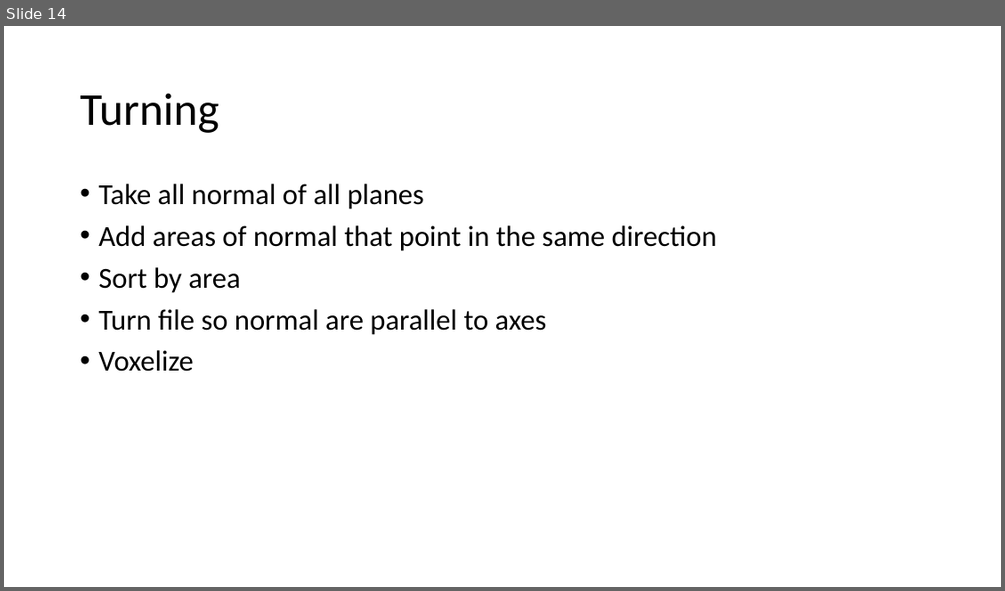
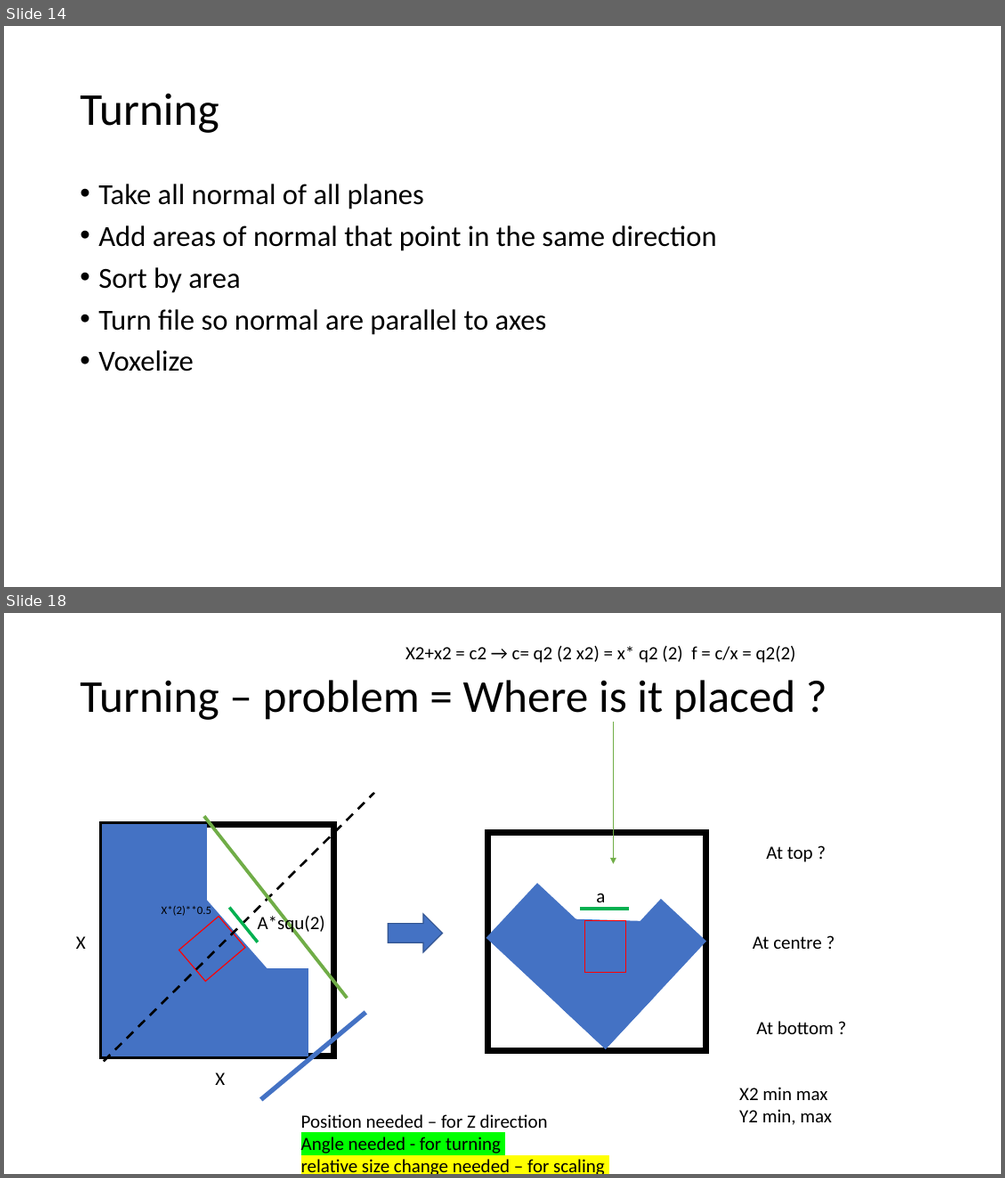
Before and after one commit to JanNalivaika/SSD_EXT, a slide deck: misc/Segmentation.pptx. Shown one above the other, each under a label of ours: slide 14 before the commit, slides 14 and 18 after it; the slides between them are not shown. The pictures are 1005x591 and 1005x1178 pixels, drawn with LibreOffice and Linux fonts; fonts in the diff are those of the drawing. Boxes give left, top, right and bottom in pixels: in the first picture for what was removed or moved away, otherwise in the second. Text is boxed around its words. In the diff, an @@ line names an element or a change of style, - is before the commit and + after.

```diff
--- a/misc/Segmentation.pptx
+++ b/misc/Segmentation.pptx
@@ slide 18 added at (4, 613, 1001, 1174), background #FFFFFF @@
@@ text added at (405, 646, 796, 663), 18 pt, text #000000 @@
+X2+x2 = c2 → c= q2 (2 x2) = x* q2 (2) f = c/x = q2(2)
@@ title added at (80, 680, 795, 722), 44 pt, text #000000 @@
+Turning – problem = Where is it placed ?
@@ arrow added from (614, 722) to (614, 863), #70AD47 0.5 pt @@
@@ line added from (104, 1061) to (374, 793), #000000 2.25 pt dashed @@
@@ rectangle added at (103, 825, 334, 1055), outline #000000 6 pt @@
@@ rectangle added at (103, 825, 207, 1055), fill #4472C4, outline #4472C4 1 pt @@
@@ line added from (204, 817) to (348, 998), #70AD47 3.25 pt @@
@@ rectangle added at (488, 833, 705, 1051), outline #000000 6 pt @@
@@ text added at (766, 846, 813, 862), 18 pt, text #000000 @@
+At top ?
@@ rectangle added at (154, 881, 294, 1030), fill #4472C4, outline #4472C4 1 pt @@
@@ text added at (162, 904, 211, 916), 11 pt, text #000000 @@
+X*(2)**0.5
@@ rectangle added at (486, 884, 655, 1049), fill #4472C4, outline #4472C4 1 pt @@
@@ rectangle added at (560, 900, 705, 1049), fill #4472C4, outline #4472C4 1 pt @@
@@ text added at (596, 892, 605, 908), 18 pt, text #000000 @@
+a
@@ rectangle added at (179, 916, 245, 981), fill #4472C4, outline #FF0000 1 pt @@
@@ line added from (229, 908) to (258, 942), #00B050 3 pt @@
@@ text added at (258, 914, 325, 935), 18 pt, text #000000 @@
+A*squ(2)
@@ right arrow added at (388, 914, 442, 952), fill #4472C4, outline #325491 1 pt @@
@@ rectangle added at (557, 918, 669, 955), fill #4472C4, outline #4472C4 1 pt @@
@@ line added from (580, 908) to (629, 908), #00B050 3 pt @@
@@ rectangle added at (585, 920, 626, 973), fill #4472C4, outline #FF0000 1 pt @@
@@ text added at (76, 936, 86, 949), 18 pt, text #000000 @@
+X
@@ text added at (752, 936, 822, 949), 18 pt, text #000000 @@
+At centre ?
@@ rectangle added at (103, 969, 308, 1055), fill #4472C4, outline #4472C4 1 pt @@
@@ line added from (261, 1099) to (366, 1013), #4472C4 4.5 pt @@
@@ text added at (756, 1021, 833, 1034), 18 pt, text #000000 @@
+At bottom ?
@@ text added at (215, 1072, 225, 1085), 18 pt, text #000000 @@
+X
@@ text added at (739, 1086, 832, 1125), 18 pt, text #000000 @@
+X2 min max
+Y2 min, max
@@ text added at (301, 1114, 604, 1174), 18 pt, text #000000 @@
+Position needed – for Z direction
+Angle needed - for turning
+relative size change needed – for scaling
```
Also in this commit, not shown: 3 slides changed, 4 other slides added, 3 other files.
